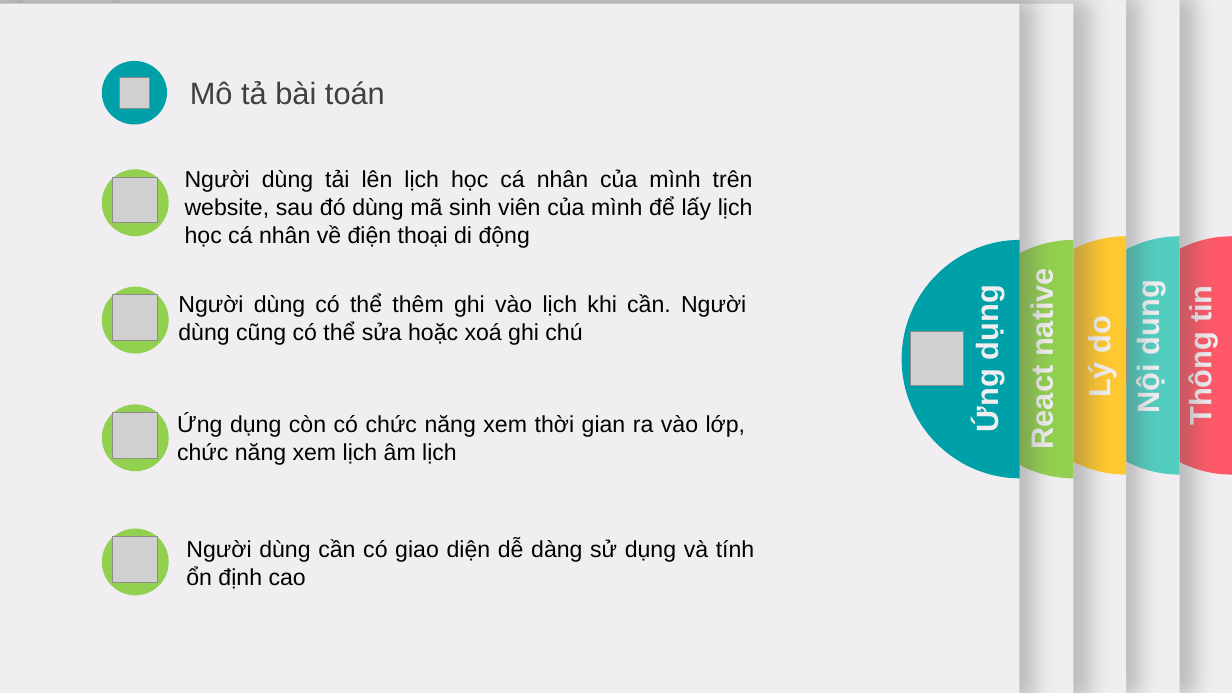
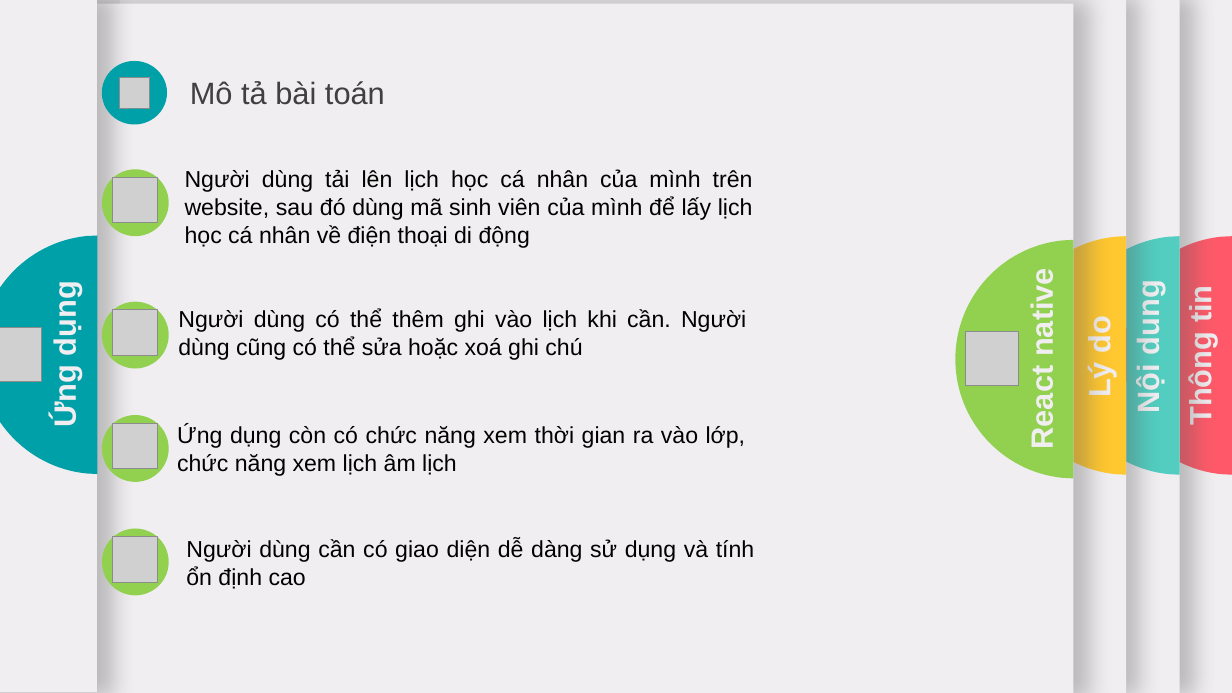
Before and after one commit to daihieptn97/share, a slide deck: slide 9 of Báo cáo TKB.pptx. Drawn at 1232x693 pixels with LibreOffice and Linux fonts; fonts in the diff are those of the drawing; grey boxes stand for pictures. Boxes give left, top, right and bottom in pixels: in the first picture for what was removed or moved away, otherwise in the second. Text is boxed around its words. In the diff, an @@ line names an element or a change of style, - is before the commit and + after.

```diff
--- a/Báo cáo TKB.pptx
+++ b/Báo cáo TKB.pptx
@@ 1 picture, 1 text, 1 rectangle, 1 freeform shape: place and size @@
-1 picture, 1 text, 1 rectangle, 1 freeform shape at (0, 4, 1020, 693)
+1 picture, 1 text, 1 rectangle, 1 freeform shape at (0, 0, 98, 692)
@@ 1 picture, 1 text, 1 ellipse: place and size @@
-1 picture, 1 text, 1 ellipse at (102, 287, 746, 353)
+1 picture, 1 text, 1 ellipse at (102, 301, 746, 368)
@@ 1 picture, 1 text, 1 ellipse: place and size @@
-1 picture, 1 text, 1 ellipse at (102, 405, 746, 471)
+1 picture, 1 text, 1 ellipse at (102, 415, 746, 482)
```
Also in this commit, not shown: 5 other slides changed, 1 slide added, 1 slide removed, 1 other file.
